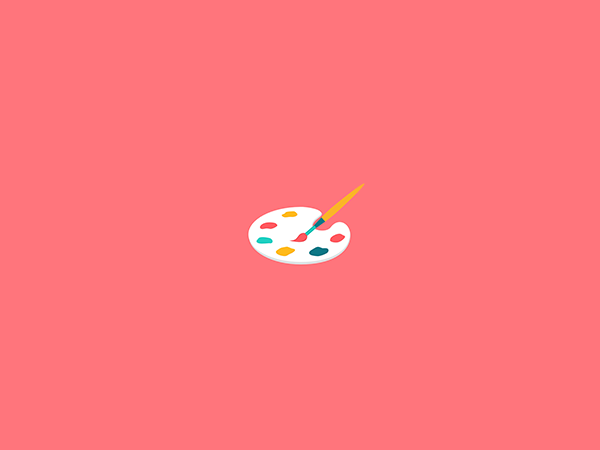
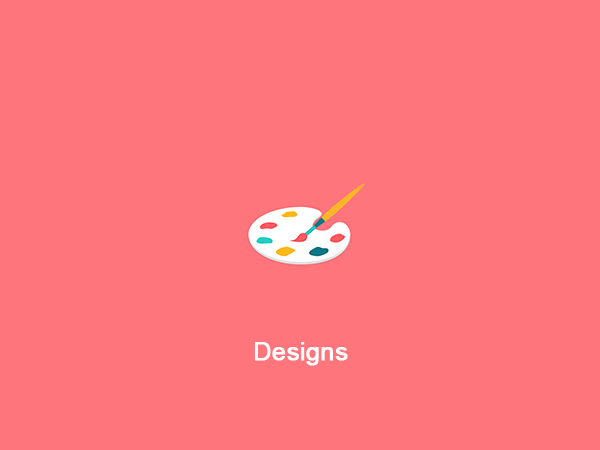
Layer changes from the first 600 × 450 image to the second:
removed layer "painting-palette" over <box>240,183,365,266</box>
removed layer "Color Fill 1" over <box>240,183,368,366</box>
added layer "Designs" above "Background" over <box>255,342,348,366</box>
painted on "Background" over <box>240,183,368,366</box>
